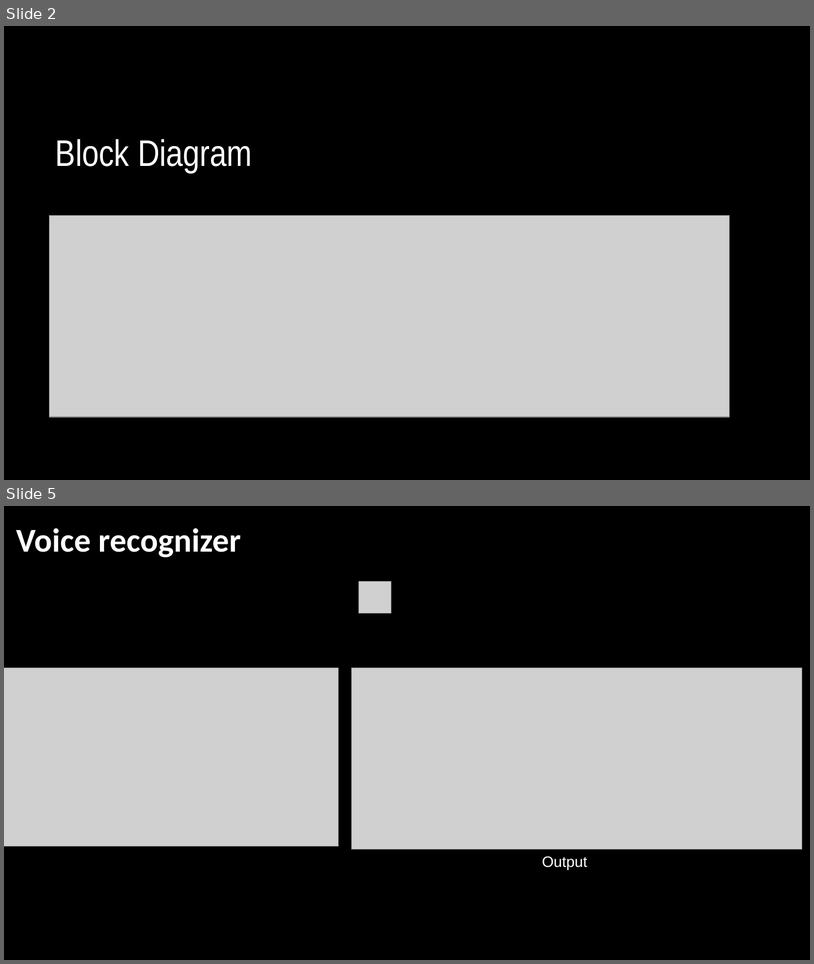
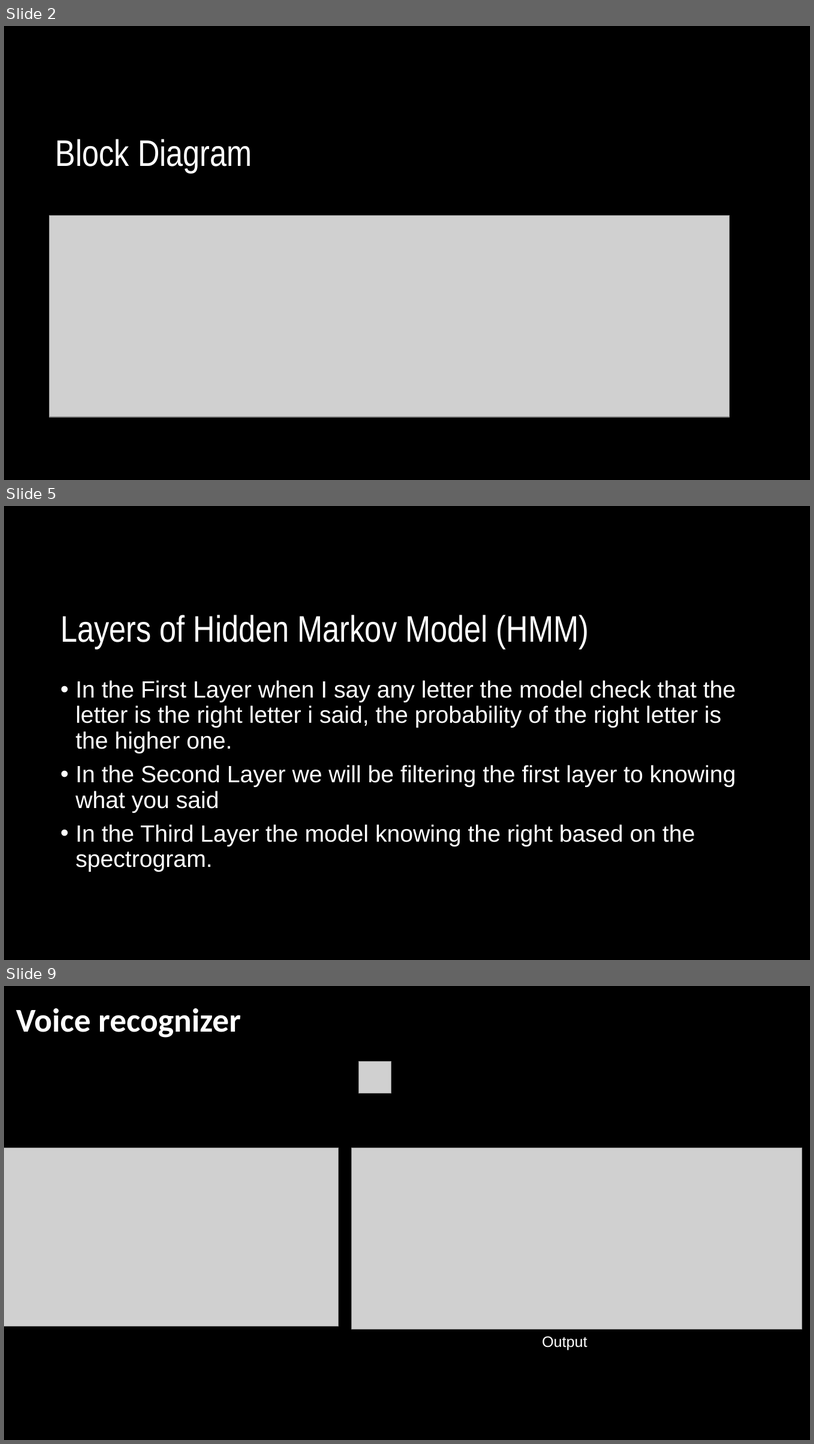
Before and after one commit to MohamedAbdelfattah10/pattern-recognition, a slide deck: speech_recognition/Speech_Recognition (Main Project).pptx. Shown one above the other, each under a label of ours: slides 2 and 5 before the commit, slides 2, 5 and 9 after it; the slides between them are not shown. The pictures are 814x964 and 814x1444 pixels, drawn with LibreOffice and Linux fonts; fonts in the diff are those of the drawing; grey boxes stand for pictures. Boxes give left, top, right and bottom in pixels: in the first picture for what was removed or moved away, otherwise in the second. Text is boxed around its words. In the diff, an @@ line names an element or a change of style, - is before the commit and + after.

Commit message:
first commit

```diff
--- a/speech_recognition/Speech_Recognition (Main Project).pptx
+++ b/speech_recognition/Speech_Recognition (Main Project).pptx
@@ slide 5 added at [4,506,810,960], background #000000 @@
@@ title added at [60,615,589,649], 44 pt, text #FFFFFF @@
+Layers of Hidden Markov Model (HMM)
@@ text added at [75,680,737,871], 28 pt, text #FFFFFF @@
+• In the First Layer when I say any letter the model check that the letter is the right letter i said, the probability of the right letter is the higher one.
+• In the Second Layer we will be filtering the first layer to knowing what you said
+• In the Third Layer the model knowing the right based on the spectrogram.
@@ what was slide 5 is now slide 9 @@
```
Also in this commit, not shown: 2 slides changed, 5 other slides added, 7 other files.
